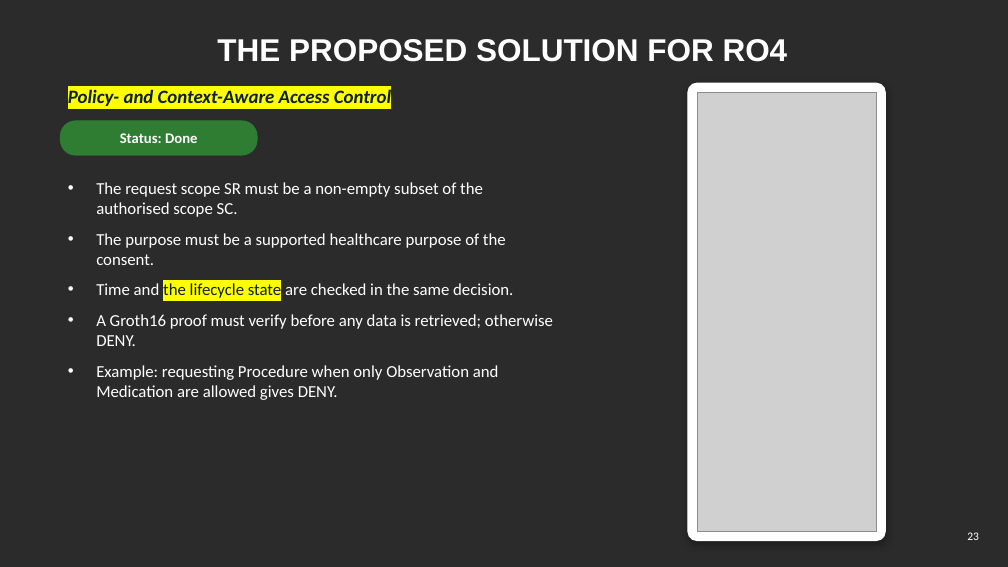
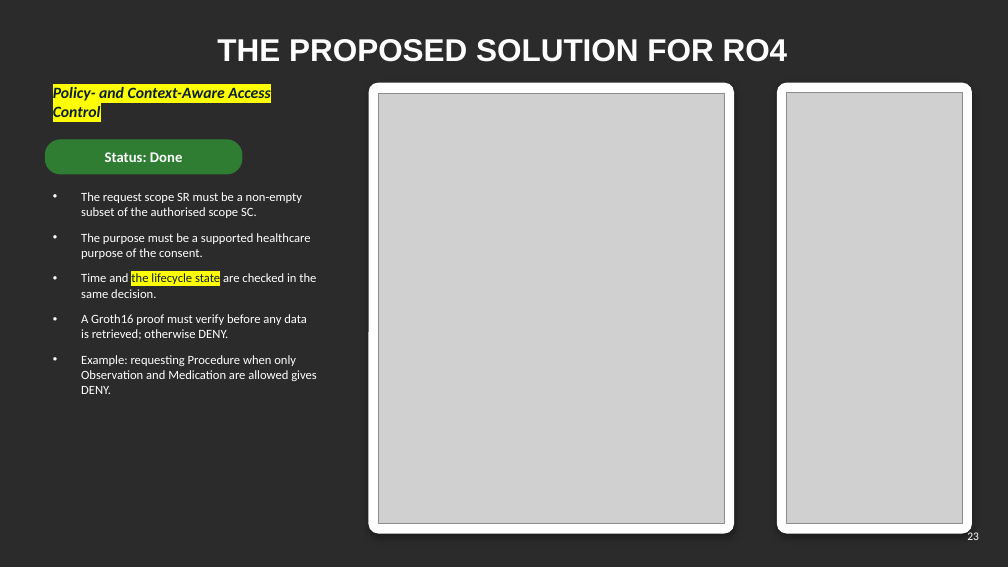
Before and after one commit to yasir12345678900/HealthRWA-Sepolia-Personal-try, a slide deck: slide 23 of docs/Yasir_CA2_Reassessment_Slides_YELLOW_changes.pptx. Drawn at 1008x567 pixels with LibreOffice and Linux fonts; fonts in the diff are those of the drawing; grey boxes stand for pictures; background and template pictures are left out; a plain dark background stands for a picture behind light text. Boxes give left, top, right and bottom in pixels: in the first picture for what was removed or moved away, otherwise in the second. Text is boxed around its words. In the diff, an @@ line names an element or a change of style, - is before the commit and + after.

```diff
--- a/docs/Yasir_CA2_Reassessment_Slides_YELLOW_changes.pptx
+++ b/docs/Yasir_CA2_Reassessment_Slides_YELLOW_changes.pptx
@@ text "Policy- and Context-Aware Access Control" moved from (x1=68, y1=89, x2=391, y2=106) to (x1=53, y1=87, x2=270, y2=117) @@
@@ text "Policy- and Context-Aware Access Control" at (x1=53, y1=87, x2=270, y2=117): size 18 to 15 pt; vertical alignment middle to top @@
@@ rounded rectangle added at (x1=369, y1=83, x2=734, y2=533), fill #FFFFFF, outline #FFFFFF 1 pt @@
@@ rounded rectangle resized from (x1=688, y1=83, x2=885, y2=541) to (x1=777, y1=83, x2=972, y2=533) @@
@@ rounded rectangle at (x1=777, y1=83, x2=972, y2=533): proportions changed @@
@@ picture added at (x1=378, y1=93, x2=724, y2=523) @@
@@ picture resized from (x1=697, y1=92, x2=876, y2=532) to (x1=786, y1=92, x2=963, y2=524) @@
@@ text "Status: Done" moved from (x1=120, y1=133, x2=197, y2=143) to (x1=105, y1=152, x2=182, y2=162) @@
@@ rounded rectangle moved from (x1=60, y1=121, x2=257, y2=155) to (x1=45, y1=140, x2=242, y2=174) @@
@@ text "The request scope SR must ..." moved from (x1=96, y1=182, x2=553, y2=400) to (x1=81, y1=192, x2=317, y2=394) @@
@@ text "The request scope SR must ..." at (x1=81, y1=192, x2=317, y2=394): size 16 to 12 pt @@
```
Also in this commit, not shown: 5 other slides changed, 3 other files.
